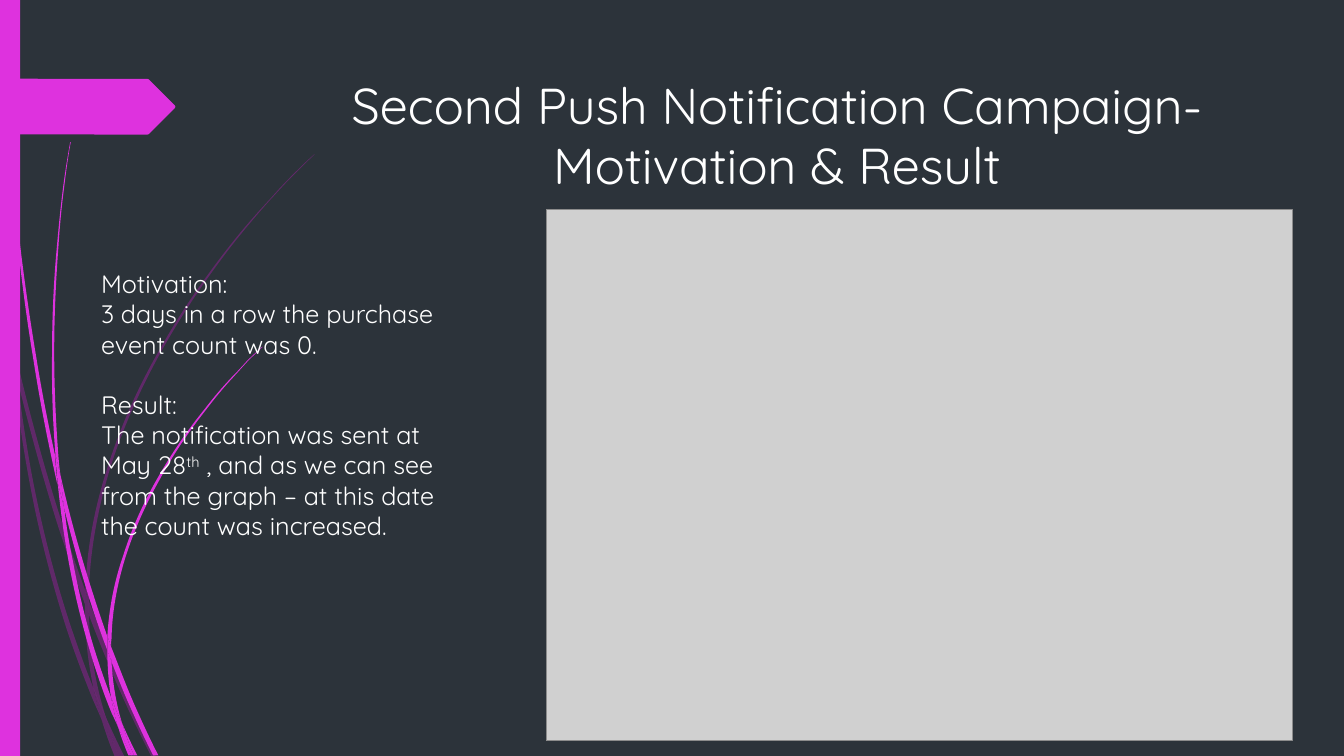
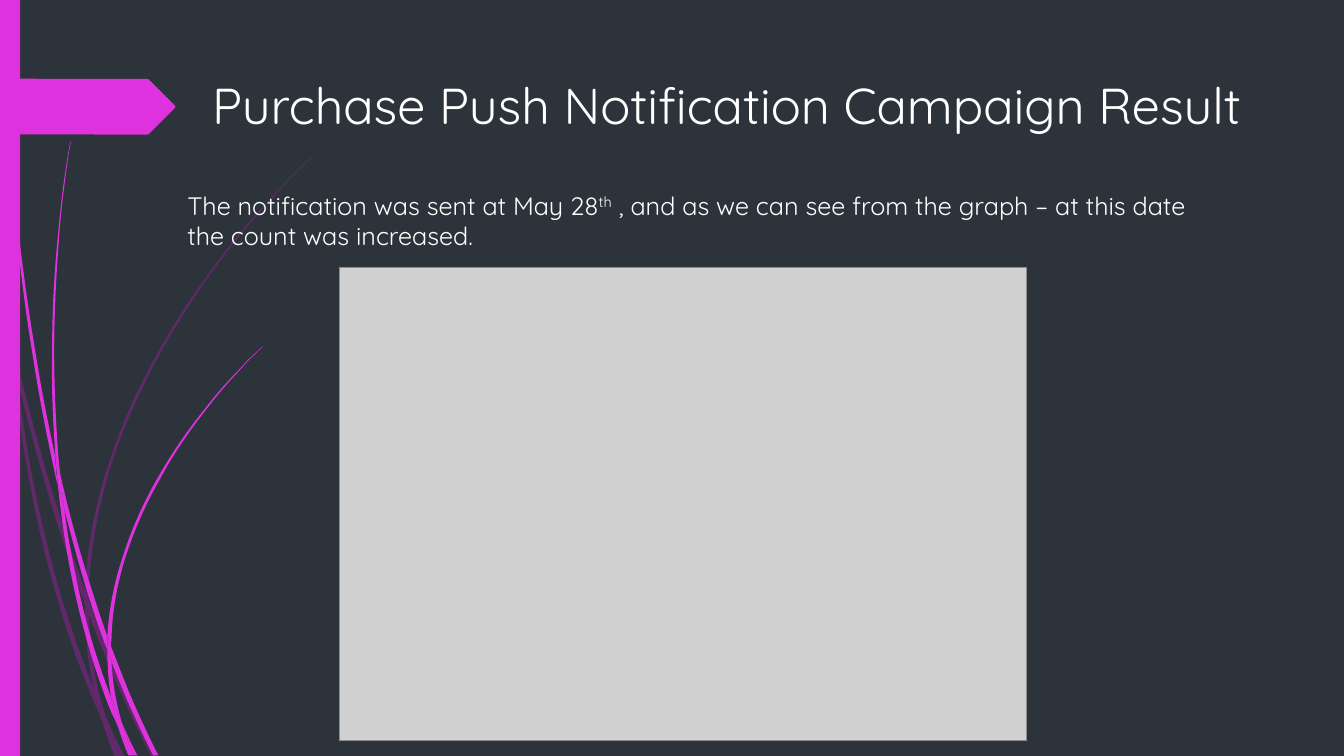
Before and after one commit to OlgaAbir/Ex02_Mobile, a slide deck: slide 5 of Marketing Presentation.pptx. Drawn at 1344x756 pixels with LibreOffice and Linux fonts; fonts in the diff are those of the drawing; grey boxes stand for pictures. Boxes give left, top, right and bottom in pixels: in the first picture for what was removed or moved away, otherwise in the second. Text is boxed around its words. In the diff, an @@ line names an element or a change of style, - is before the commit and + after.

```diff
--- a/Marketing Presentation.pptx
+++ b/Marketing Presentation.pptx
@@ title at (212, 86, 1240, 134): text changed @@
-Second Push Notification Campaign-
-Motivation & Result
+Purchase Push Notification Campaign Result
@@ text "The notification was sent at ...": place and size @@
-text "The notification was sent at ..." at (101, 267, 434, 542)
+text "The notification was sent at ..." at (187, 190, 1186, 246)
@@ text at (101, 267, 433, 421): paragraphs removed @@
-Motivation:
-3 days in a row the purchase event count was 0.
-Result:
@@ picture: place and size @@
-picture at (546, 210, 1293, 741)
+picture at (340, 268, 1027, 741)
```
Also in this commit, not shown: 5 other slides changed.
